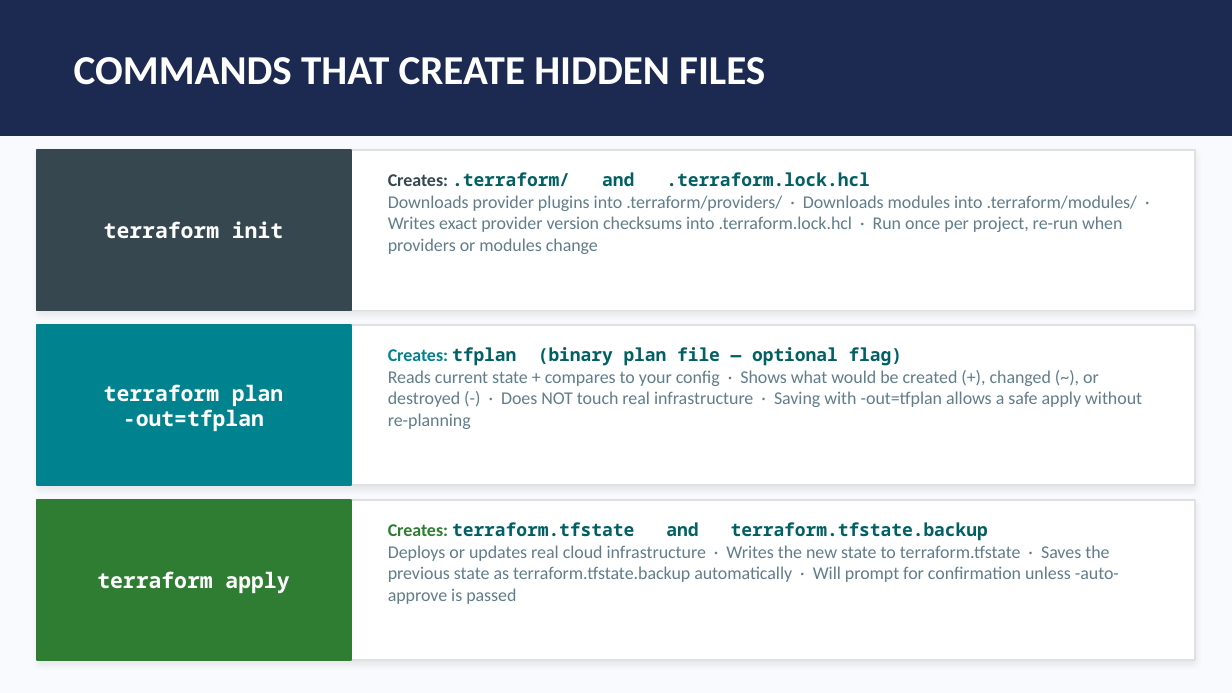
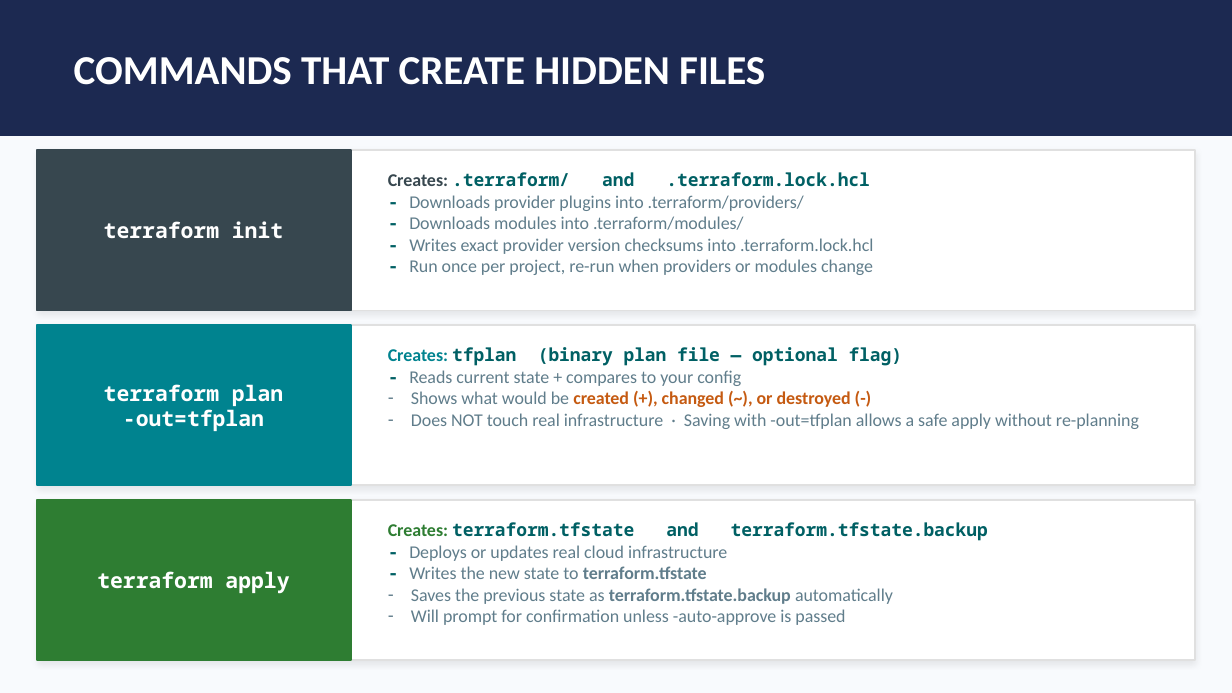
Before and after one commit to mrbalraj007/Learn-AI-MCP_ML, a slide deck: slide 9 of 13.Free-ClaudeCode-With-MCPServer-On-Windows/Terraform_Fundamentals_v2.pptx (slide 8 before the commit). Drawn at 1232x693 pixels with LibreOffice and Linux fonts; fonts in the diff are those of the drawing. Boxes give left, top, right and bottom in pixels: in the first picture for what was removed or moved away, otherwise in the second. Text is boxed around its words. In the diff, an @@ line names an element or a change of style, - is before the commit and + after.

Commit message:
updated new code

```diff
--- a/13.Free-ClaudeCode-With-MCPServer-On-Windows/Terraform_Fundamentals_v2.pptx
+++ b/13.Free-ClaudeCode-With-MCPServer-On-Windows/Terraform_Fundamentals_v2.pptx
@@ text at (388,172,873,275): text changed @@
-Creates: .terraform/ and .terraform.lock.hcl
-Downloads provider plugins into .terraform/providers/ · Downloads modules into .terraform/modules/ · Writes exact provider version checksums into .terraform.lock.hcl · Run once per project, re-run when providers or modules change
+Creates: .terraform/ and .terraform.lock.hcl
+- Downloads provider plugins into .terraform/providers/
+- Downloads modules into .terraform/modules/
+- Writes exact provider version checksums into .terraform.lock.hcl
+- Run once per project, re-run when providers or modules change
@@ text at (388,347,1139,429): text changed @@
-Creates: tfplan (binary plan file — optional flag)
-Reads current state + compares to your config · Shows what would be created (+), changed (~), or destroyed (-) · Does NOT touch real infrastructure · Saving with -out=tfplan allows a safe apply without re-planning
+Creates: tfplan (binary plan file — optional flag)
+- Reads current state + compares to your config
+– Shows what would be created (+), changed (~), or destroyed (-)
+– Does NOT touch real infrastructure · Saving with -out=tfplan allows a safe apply without re-planning
@@ text at (388,522,988,625): text changed @@
-Creates: terraform.tfstate and terraform.tfstate.backup
-Deploys or updates real cloud infrastructure · Writes the new state to terraform.tfstate · Saves the previous state as terraform.tfstate.backup automatically · Will prompt for confirmation unless -auto-approve is passed
+Creates: terraform.tfstate and terraform.tfstate.backup
+- Deploys or updates real cloud infrastructure
+- Writes the new state to terraform.tfstate
+– Saves the previous state as terraform.tfstate.backup automatically
+– Will prompt for confirmation unless -auto-approve is passed
```
Also in this commit, not shown: 1 other slide changed, 2 slides added.
